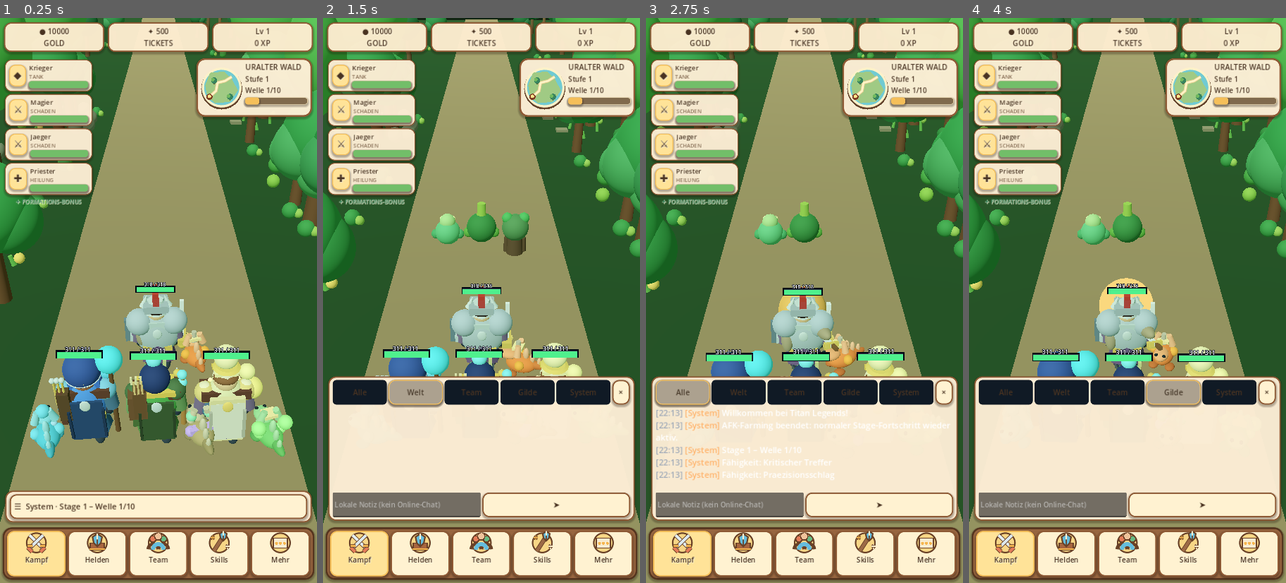
Above: before the commit, frames 1-4 (left to right).
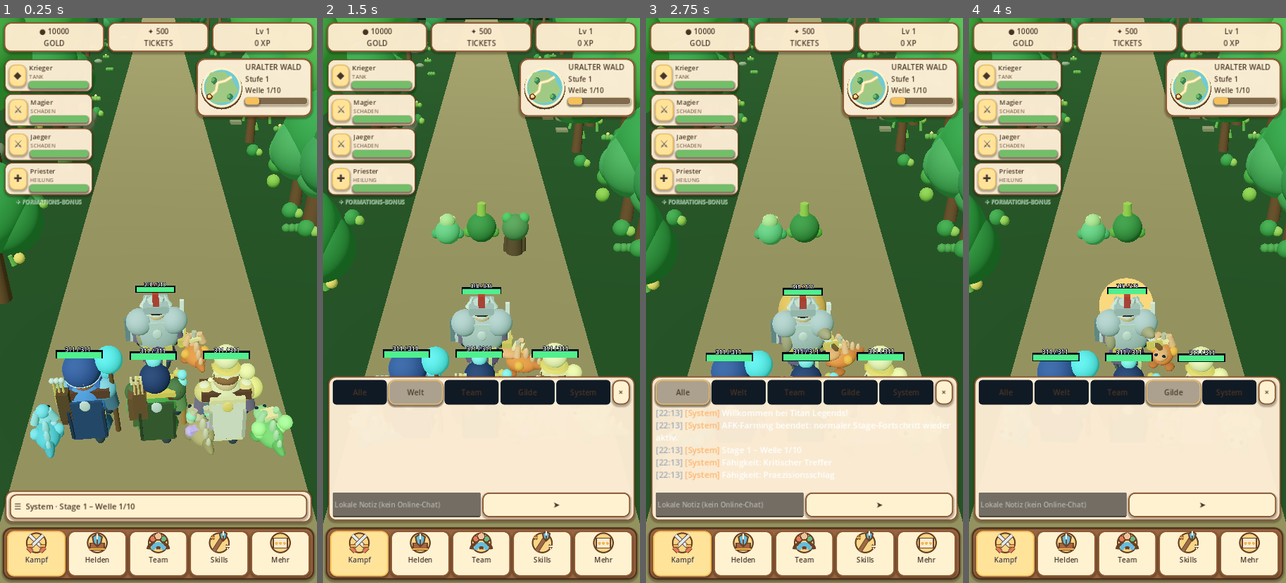
Above: after the commit, the same moments.

Repository: xynewageyx/TitanLegend
Game: Godot game, scene res://scenes/main.tscn
Two runs of this game, one before a commit and one after it. Both use one fixed random seed, a clock stepped at 60 frames per second and the inputs below.
Inputs:
- Up to frame 1 (0.25 s): no input
- Up to frame 2 (1.5 s): click "☰ System · Stage 1 – Welle 1/…" at 0.5 s; click "Welt" at 1.25 s
- Up to frame 3 (2.75 s): click "Alle" at 2 s
- Up to frame 4 (4 s): click "Team" at 2.75 s; click "Gilde" at 3.5 s

The runs differ from the first frame. In frame 1, 0.2% of the frame differs, in the area x 28-95%, y 3-38%; in frame 2, 0.2%; in frame 3, 0.2%, in the area x 29-98%, y 3-42%; in frame 4, 0.2%.

Commit message:
Add deterministic forest stones and flower clusters outside combat path

Diff:
--- a/scripts/biome_manager.gd
+++ b/scripts/biome_manager.gd
@@ -77,6 +77,7 @@
  if current_biome == 3:
   NatureArt.forest(terrain)
   _add_forest_depth()
+  _add_forest_variation()
 
 func _add_forest_depth() -> void:
  # Fill distant forest edges without extra physics bodies or textures.
@@ -170,3 +171,21 @@
    BiomeType.CHAOS:
     var shard := VisualFactory.box(terrain, Vector3(0.5, 0.8, 0.4), at + Vector3(0.0, 0.4, 0.0), Color("#c257a1"))
     shard.rotation.z = 0.32
+
+func _add_forest_variation() -> void:
+ # Deterministic roadside stones and flower clusters, outside the walking lane.
+ var rng := RandomNumberGenerator.new()
+ rng.seed = 20261026
+ for i in range(18):
+  var side: float = -1.0 if i % 2 == 0 else 1.0
+  var x: float = side * rng.randf_range(5.2, 12.0)
+  var z: float = rng.randf_range(-80.0, 12.0)
+  if i % 3 == 0:
+   var rock := VisualFactory.sphere(terrain, rng.randf_range(0.32, 0.62), Vector3(x, 0.28, z), Color("#89927b"))
+   rock.scale = Vector3(1.3, 0.62, 0.9)
+  else:
+   var foliage := Color("#367d48").lerp(Color("#8dbd57"), rng.randf())
+   for leaf in range(3):
+    VisualFactory.sphere(terrain, 0.19, Vector3(x + float(leaf - 1) * 0.25, 0.19, z), foliage)
+   if i % 3 == 1:
+    VisualFactory.sphere(terrain, 0.11, Vector3(x, 0.42, z), Color("#f0d37e"))
